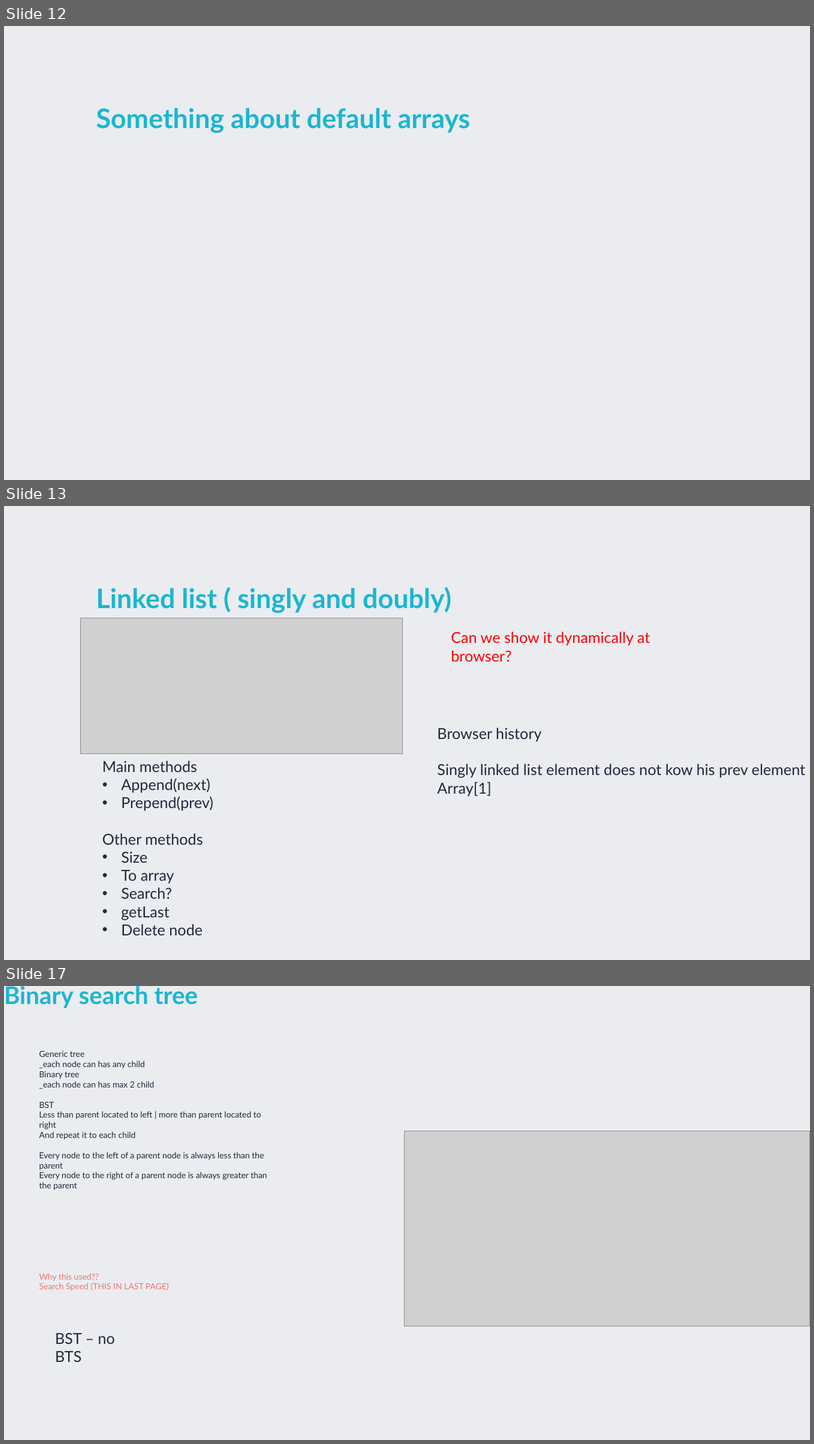
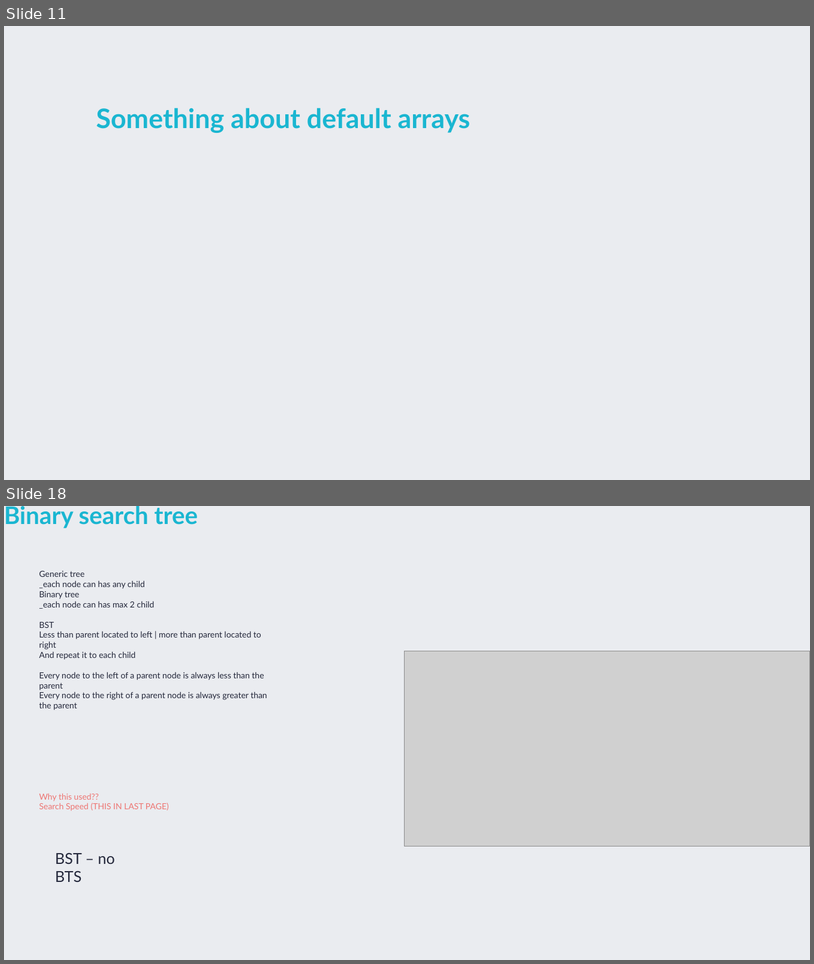
Before and after one commit to TigranVardanyan/Algorithms-and-Data-structures, a slide deck: ds&a.pptx. Shown one above the other, each under a label of ours: slides 12, 13 and 17 before the commit, slides 11 and 18 after it; the slides between them are not shown. The pictures are 814x1444 and 814x964 pixels, drawn with LibreOffice and Linux fonts; fonts in the diff are those of the drawing; grey boxes stand for pictures. Boxes give left, top, right and bottom in pixels: in the first picture for what was removed or moved away, otherwise in the second. Text is boxed around its words. In the diff, an @@ line names an element or a change of style, - is before the commit and + after.

```diff
--- a/ds&a.pptx
+++ b/ds&a.pptx
@@ slide 13 removed at bbox=[4, 506, 810, 960], background #EAECF0 @@
@@ title removed at bbox=[96, 587, 452, 613] @@
-Linked list ( singly and doubly)
@@ picture removed at bbox=[81, 618, 403, 754] @@
@@ text removed at bbox=[451, 631, 650, 662] @@
-Can we show it dynamically at browser?
@@ text removed at bbox=[437, 727, 806, 796] @@
-Browser history
-Singly linked list element does not kow his prev element
-Array[1]
@@ text removed at bbox=[102, 760, 213, 935] @@
-Main methods
-• Append(next)
-• Prepend(prev)
-Other methods
-• Size
-• To array
-• Search?
-• getLast
-• Delete node
@@ what was slide 12 is now slide 11 @@
@@ what was slide 17 is now slide 18 @@
```
Also in this commit, not shown: 3 slides changed, 6 slides added, 4 other slides removed, 1 other file.
